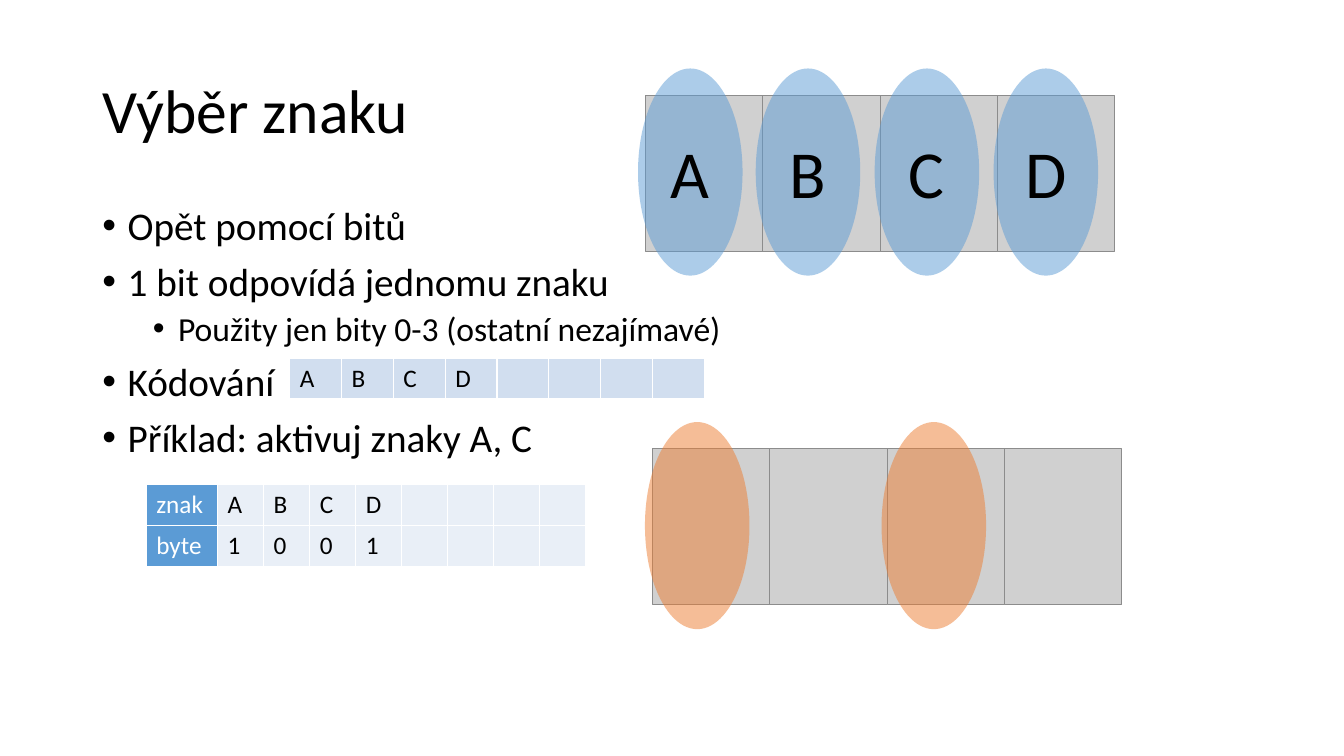
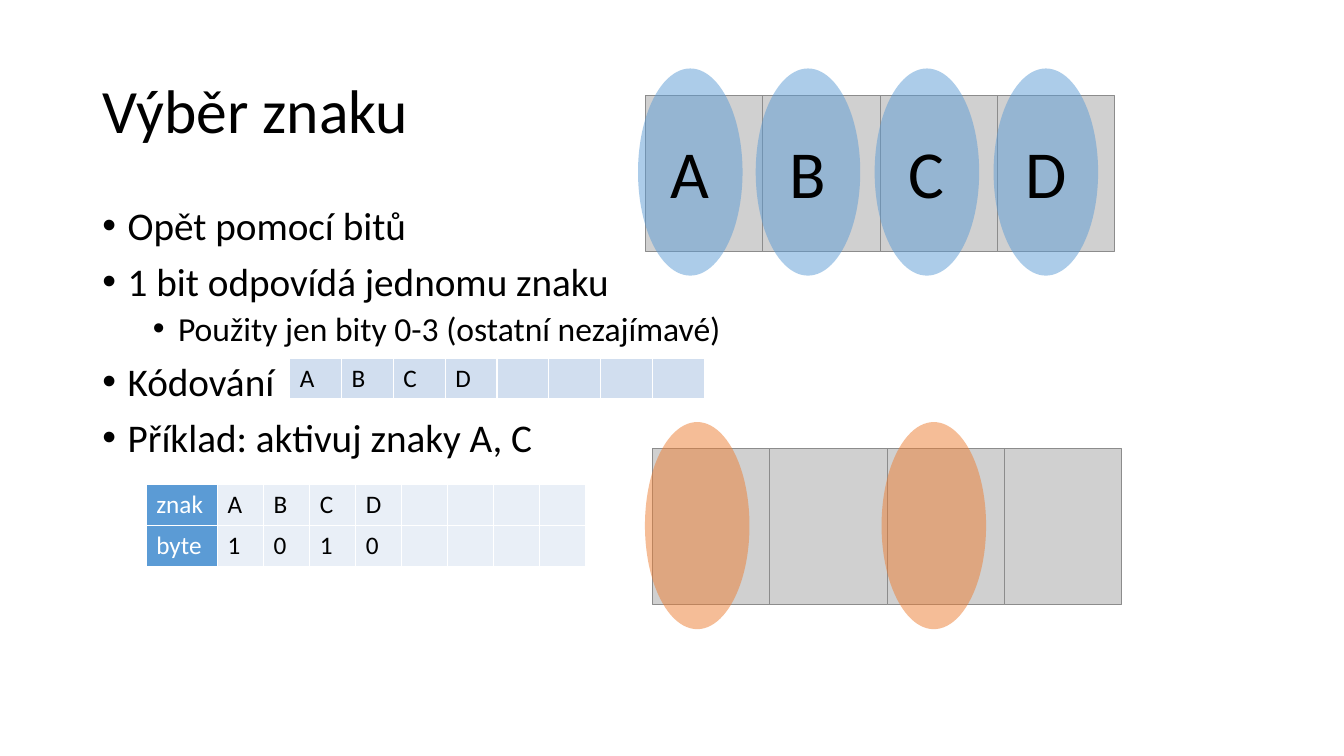
Before and after one commit to fan1x/fan1x.github.io, a slide deck: slide 8 of data/2020-21/cs/tf-cs-04b.pptx. Drawn at 1344x756 pixels with LibreOffice and Linux fonts; fonts in the diff are those of the drawing; grey boxes stand for pictures. Boxes give left, top, right and bottom in pixels: in the first picture for what was removed or moved away, otherwise in the second. Text is boxed around its words. In the diff, an @@ line names an element or a change of style, - is before the commit and + after.

```diff
--- a/data/2020-21/cs/tf-cs-04b.pptx
+++ b/data/2020-21/cs/tf-cs-04b.pptx
@@ table at [146,485,589,567] @@
-row 2, column 4: 0
+row 2, column 4: 1
-row 2, column 5: 1
+row 2, column 5: 0
```
Also in this commit, not shown: 3 other files.
